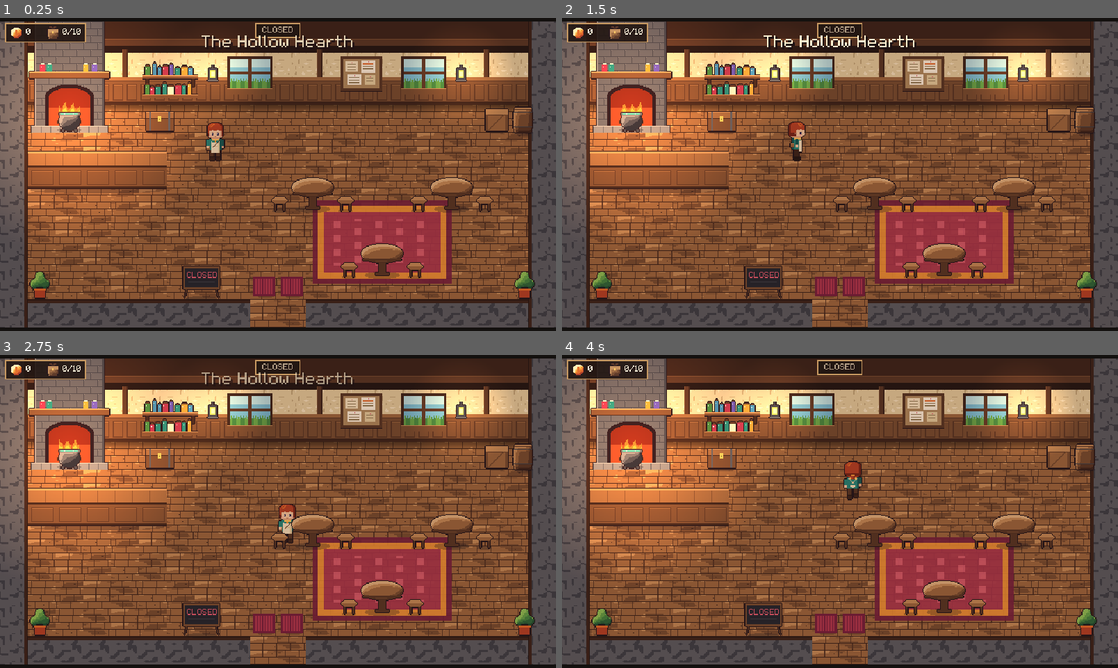
Above: before the commit, frames 1-4 (two rows, left to right).
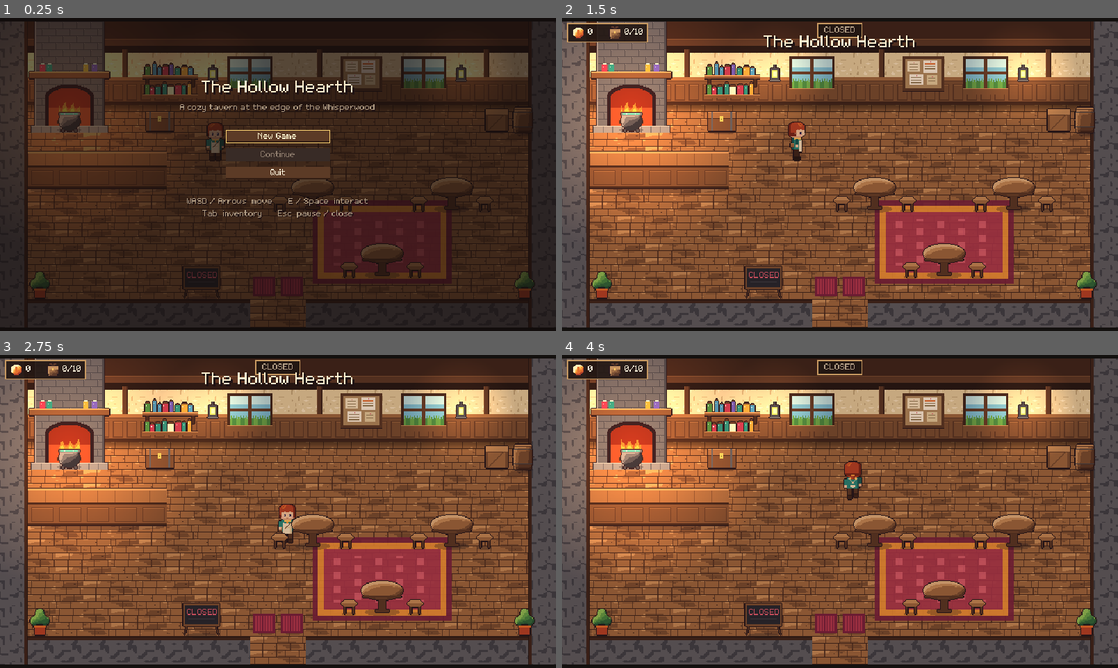
Above: after the commit, the same moments.

Repository: Fatavacado/The-Hollow-Hearth
Game: Godot game, scene res://scenes/main/main.tscn
Same seed, same stepped clock (60 frames per second), same inputs: the game is played once before the commit and once after it.
Inputs (mouse positions are in pixels of both pictures, inside the frame that each line leads up to):
- Up to frame 1 (0.25 s): no input
- Up to frame 2 (1.5 s): click (840, 136) at 0.5 s, where only the run after the commit has a clickable "New Game"; move the mouse to (962, 158) at 1.27 s; hold D (move_right) from 1.28 s (still down); hold E (interact) from 1.28 s (still down); click (962, 158) at 1.42 s
- Up to frame 3 (2.75 s): tap Space at 1.52, 2.27 s; move the mouse to (166, 527) at 2.02 s; release D (move_right) at 2.03 s; release E (interact) at 2.03 s; hold S (move_down) from 2.03 s (still down); tap E (interact) at 2.1 s; click (166, 527) at 2.17 s
- Up to frame 4 (4 s): move the mouse to (895, 442) at 2.77 s; release S (move_down) at 2.78 s; hold D (move_right) 2.78-3.53 s; hold E (interact) 2.78-3.53 s; click (895, 442) at 2.92 s; move the mouse to (812, 574) at 3.52 s; hold W (move_up) from 3.53 s (still down); tap E (interact) at 3.6 s; click (812, 574) at 3.67 s; tap Space at 3.77 s

The runs differ from the first frame. In frame 1, 93% of the frame differs, in the area x 0-100%, y 1-99%; in frame 2, less than 0.1%; in frame 3, 0.4%; in frame 4, less than 0.1%.

Commit message:
feat(m5): title screen, pause menu, autosave and conservation ledgers
- Title over the live tavern: New Game, Continue (only with a save),
  Quit, controls help; damaged saves are reported and stay on the title
- Pause menu (Esc; never over an open panel): Resume, Save Game, Quit to
  Title (saves first); runs while the tree is paused
- Autosave after every arrival; Continue restores world and position
- Ledgers: items gathered, ingredients used, dishes cooked (saved), so
  ingredient, dish and coin conservation can be checked

Co-Authored-By: Claude Opus 5.5 <noreply@anthropic.com>

Diff:
--- a/scenes/main/main.gd
+++ b/scenes/main/main.gd
@@ -1,11 +1,14 @@
 class_name Main
 extends Node
-## Game root: owns the current world, the player and the transitions between worlds.
+## Game root: owns the current world, the player, menus and the transitions between worlds.
+## Launch shows the title over the live tavern; arriving anywhere autosaves.
 
 const WORLD_SCENES := {
 	&"tavern": preload("res://scenes/world/tavern/tavern.tscn"),
 	&"forest": preload("res://scenes/world/forest/forest.tscn"),
 }
+## Where a loaded game puts the player when the saved position is unusable.
+const DEFAULT_SPAWNS := {&"tavern": &"start", &"forest": &"tavern_door"}
 const PLAYER_SCENE := preload("res://scenes/player/player.tscn")
 const FADE_SECONDS := 0.25
 const BANNER_SECONDS := 2.2
@@ -18,6 +21,8 @@
 @onready var hud: HUD = $HUD
 @onready var cooking_panel: CookingPanel = %CookingPanel
 @onready var upgrade_panel: UpgradePanel = %UpgradePanel
+@onready var title_screen: TitleScreen = %TitleScreen
+@onready var pause_menu: PauseMenu = %PauseMenu
 @onready var _world_slot: Node2D = $WorldSlot
 @onready var _fade: ColorRect = %Fade
 @onready var _banner: Label = %Banner
@@ -28,7 +33,78 @@
 	Feedback.panel_requested.connect(_on_panel_requested)
 	cooking_panel.closed.connect(_on_panel_closed)
 	upgrade_panel.closed.connect(_on_panel_closed)
-	start_new_game()
+	title_screen.new_game_requested.connect(start_new_game)
+	title_screen.continue_requested.connect(continue_game)
+	title_screen.quit_requested.connect(func() -> void: get_tree().quit())
+	pause_menu.resume_requested.connect(_resume)
+	pause_menu.save_requested.connect(_save_from_menu)
+	pause_menu.quit_to_title_requested.connect(_quit_to_title)
+	GameState.new_game()
+	GameState.end_session()  # play time only counts once a game starts
+	_enter_world(&"tavern", &"start", false)
+	show_title()
+
+
+func show_title() -> void:
+	player.input_enabled = false
+	hud.set_gameplay_visible(false)
+	title_screen.open()
+
+
+func start_new_game() -> void:
+	GameState.new_game()
+	_enter_world(&"tavern", &"start")
+	_begin_play()
+
+
+## Loads the save; on failure reports why and stays where it is.
+func continue_game() -> bool:
+	var result := SaveService.load_game()
+	if not result.ok:
+		Feedback.toast(result.error)
+		return false
+	var location: StringName = result.location
+	_enter_world(location, DEFAULT_SPAWNS[location])
+	if result.position != null and Rect2(current_world.get_bounds()).has_point(result.position):
+		player.global_position = result.position
+	_begin_play()
+	return true
+
+
+func is_traveling() -> bool:
+	return _traveling
+
+
+func _begin_play() -> void:
+	title_screen.hide()
+	hud.set_gameplay_visible(true)
+	player.input_enabled = true
+
+
+func _unhandled_input(event: InputEvent) -> void:
+	# Panels and menus handle Esc first (they are children); only an unhandled Esc pauses.
+	if event.is_action_pressed(&"pause") and not title_screen.visible and not _traveling:
+		pause_menu.open()
+		get_tree().paused = true
+		get_viewport().set_input_as_handled()
+
+
+func _resume() -> void:
+	pause_menu.close()
+	get_tree().paused = false
+
+
+func _save_from_menu() -> void:
+	var error := SaveService.save_game(player.global_position)
+	Feedback.toast("Game saved." if error == OK else "Could not save the game (error %d)." % error)
+
+
+func _quit_to_title() -> void:
+	SaveService.save_game(player.global_position)
+	_resume()
+	GameState.set_tavern_open(false)
+	GameState.end_session()
+	show_title()
 
 
 func _on_panel_requested(panel_id: StringName) -> void:
@@ -44,17 +120,8 @@
 
 
 func _on_panel_closed() -> void:
-	if not _traveling:
+	if not _traveling and not title_screen.visible:
 		player.input_enabled = true
-
-
-func start_new_game() -> void:
-	GameState.new_game()
-	_enter_world(&"tavern", &"start")
-
-
-func is_traveling() -> bool:
-	return _traveling
 
 
 func _on_travel_requested(world_id: StringName, spawn_id: StringName) -> void:
@@ -70,9 +137,10 @@
 	await _tween_fade(0.0)
 	player.input_enabled = true
 	_traveling = false
+	SaveService.save_game(player.global_position)
 
 
-func _enter_world(world_id: StringName, spawn_id: StringName) -> void:
+func _enter_world(world_id: StringName, spawn_id: StringName, show_banner: bool = true) -> void:
 	if player == null:
 		player = PLAYER_SCENE.instantiate()
 		hud.player = player
@@ -88,7 +156,8 @@
 	world.add_actor(player)
 	player.set_camera_limits(world.get_camera_limits())
 	GameState.location = world_id
-	_show_banner(world.display_name)
+	if show_banner:
+		_show_banner(world.display_name)
 
 
 func _tween_fade(alpha: float) -> void:
--- a/scenes/main/main.tscn
+++ b/scenes/main/main.tscn
@@ -4,6 +4,8 @@
 [ext_resource type="PackedScene" path="res://scenes/ui/hud.tscn" id="2_hud"]
 [ext_resource type="PackedScene" path="res://scenes/ui/cooking_panel.tscn" id="3_cooking"]
 [ext_resource type="PackedScene" path="res://scenes/ui/upgrade_panel.tscn" id="4_upgrades"]
+[ext_resource type="PackedScene" path="res://scenes/ui/title_screen.tscn" id="5_title"]
+[ext_resource type="PackedScene" path="res://scenes/ui/pause_menu.tscn" id="6_pause"]
 
 [node name="Main" type="Node"]
 script = ExtResource("1_main")
@@ -19,6 +21,19 @@
 unique_name_in_owner = true
 
 [node name="UpgradePanel" parent="Panels" instance=ExtResource("4_upgrades")]
+unique_name_in_owner = true
+
+[node name="TitleLayer" type="CanvasLayer" parent="."]
+layer = 30
+
+[node name="TitleScreen" parent="TitleLayer" instance=ExtResource("5_title")]
+unique_name_in_owner = true
+
+[node name="PauseLayer" type="CanvasLayer" parent="."]
+process_mode = 3
+layer = 45
+
+[node name="PauseMenu" parent="PauseLayer" instance=ExtResource("6_pause")]
 unique_name_in_owner = true
 
 [node name="BannerLayer" type="CanvasLayer" parent="."]
--- a/scenes/ui/hud.gd
+++ b/scenes/ui/hud.gd
@@ -6,6 +6,7 @@
 const MAX_TOASTS := 4
 
 var player: Player
+var _gameplay_visible := true
 
 @onready var _satchel_label: Label = %SatchelLabel
 @onready var _coins_label: Label = %CoinsLabel
@@ -35,6 +36,15 @@
 	return _status_label.text
 
 
+## Hides the in-game widgets (on the title screen). Toasts always stay visible.
+func set_gameplay_visible(gameplay_visible: bool) -> void:
+	_gameplay_visible = gameplay_visible
+	$Status.visible = gameplay_visible
+	if not gameplay_visible:
+		_prompt_panel.hide()
+		_inventory_panel.hide()
+
+
 func _on_coins_changed(coins: int) -> void:
 	_coins_label.text = str(coins)
 
@@ -45,7 +55,7 @@
 
 
 func _process(_delta: float) -> void:
-	_status_panel.visible = GameState.location == &"tavern"
+	_status_panel.visible = _gameplay_visible and GameState.location == &"tavern"
 	var target: Interactable = null
 	if player != null and is_instance_valid(player):
 		target = player.target
@@ -57,6 +67,8 @@
 
 
 func _unhandled_input(event: InputEvent) -> void:
+	if not _gameplay_visible:
+		return
 	if event.is_action_pressed(&"inventory"):
 		toggle_inventory()
 		get_viewport().set_input_as_handled()
--- /dev/null
+++ b/scenes/ui/pause_menu.gd
@@ -0,0 +1,50 @@
+class_name PauseMenu
+extends Control
+## Pause menu (keeps running while the tree is paused): Resume, Save Game, Quit to Title.
+
+signal resume_requested
+signal save_requested
+signal quit_to_title_requested
+
+@onready var _resume: Button = %ResumeButton
+@onready var _save: Button = %SaveButton
+@onready var _quit: Button = %QuitToTitleButton
+
+
+func _ready() -> void:
+	hide()
+	_resume.pressed.connect(choose.bind(&"resume"))
+	_save.pressed.connect(choose.bind(&"save"))
+	_quit.pressed.connect(choose.bind(&"quit_to_title"))
+
+
+func open() -> void:
+	show()
+	_resume.grab_focus()
+
+
+func close() -> void:
+	hide()
+
+
+func choose(option: StringName) -> void:
+	match option:
+		&"resume":
+			resume_requested.emit()
+		&"save":
+			save_requested.emit()
+		&"quit_to_title":
+			quit_to_title_requested.emit()
+
+
+func _unhandled_input(event: InputEvent) -> void:
+	if not visible:
+		return
+	if event.is_action_pressed(&"pause") or event.is_action_pressed(&"ui_cancel"):
+		choose(&"resume")
+		get_viewport().set_input_as_handled()
+	elif event.is_action_pressed(&"interact"):
+		var focused := get_viewport().gui_get_focus_owner()
+		if focused is Button and is_ancestor_of(focused):
+			(focused as Button).pressed.emit()
+		get_viewport().set_input_as_handled()
--- /dev/null
+++ b/scenes/ui/pause_menu.tscn
@@ -0,0 +1,62 @@
+[gd_scene format=3]
+
+[ext_resource type="Script" path="res://scenes/ui/pause_menu.gd" id="1_pause"]
+
+[node name="PauseMenu" type="Control"]
+process_mode = 3
+layout_mode = 3
+anchors_preset = 15
+anchor_right = 1.0
+anchor_bottom = 1.0
+grow_horizontal = 2
+grow_vertical = 2
+script = ExtResource("1_pause")
+
+[node name="Dim" type="ColorRect" parent="."]
+layout_mode = 1
+anchors_preset = 15
+anchor_right = 1.0
+anchor_bottom = 1.0
+grow_horizontal = 2
+grow_vertical = 2
+color = Color(0.07, 0.045, 0.04, 0.55)
+
+[node name="Panel" type="PanelContainer" parent="."]
+layout_mode = 1
+anchors_preset = 8
+anchor_left = 0.5
+anchor_top = 0.5
+anchor_right = 0.5
+anchor_bottom = 0.5
+offset_left = -70.0
+offset_top = -52.0
+offset_right = 70.0
+offset_bottom = 52.0
+grow_horizontal = 2
+grow_vertical = 2
+theme_type_variation = &"WindowPanel"
+
+[node name="Layout" type="VBoxContainer" parent="Panel"]
+layout_mode = 2
+theme_override_constants/separation = 5
+
+[node name="Title" type="Label" parent="Panel/Layout"]
+layout_mode = 2
+theme_type_variation = &"HeaderLabel"
+text = "Paused"
+horizontal_alignment = 1
+
+[node name="ResumeButton" type="Button" parent="Panel/Layout"]
+unique_name_in_owner = true
+layout_mode = 2
+text = "Resume"
+
+[node name="SaveButton" type="Button" parent="Panel/Layout"]
+unique_name_in_owner = true
+layout_mode = 2
+text = "Save Game"
+
+[node name="QuitToTitleButton" type="Button" parent="Panel/Layout"]
+unique_name_in_owner = true
+layout_mode = 2
+text = "Quit to Title"
--- /dev/null
+++ b/scenes/ui/title_screen.gd
@@ -0,0 +1,50 @@
+class_name TitleScreen
+extends Control
+## Title over the live tavern: New Game, Continue (only with a save) and Quit, plus the controls.
+
+signal new_game_requested
+signal continue_requested
+signal quit_requested
+
+@onready var _new_game: Button = %NewGameButton
+@onready var _continue: Button = %ContinueButton
+@onready var _quit: Button = %QuitButton
+
+
+func _ready() -> void:
+	_new_game.pressed.connect(choose.bind(&"new_game"))
+	_continue.pressed.connect(choose.bind(&"continue"))
+	_quit.pressed.connect(choose.bind(&"quit"))
+
+
+func open() -> void:
+	show()
+	refresh()
+
+
+func refresh() -> void:
+	_continue.disabled = not SaveService.has_save()
+	(_continue if not _continue.disabled else _new_game).grab_focus()
+
+
+func can_continue() -> bool:
+	return not _continue.disabled
+
+
+func choose(option: StringName) -> void:
+	match option:
+		&"new_game":
+			new_game_requested.emit()
+		&"continue":
+			if can_continue():
+				continue_requested.emit()
+		&"quit":
+			quit_requested.emit()
+
+
+func _unhandled_input(event: InputEvent) -> void:
+	if visible and event.is_action_pressed(&"interact"):
+		var focused := get_viewport().gui_get_focus_owner()
+		if focused is Button and is_ancestor_of(focused) and not (focused as Button).disabled:
+			(focused as Button).pressed.emit()
+		get_viewport().set_input_as_handled()
--- /dev/null
+++ b/scenes/ui/title_screen.tscn
@@ -0,0 +1,85 @@
+[gd_scene format=3]
+
+[ext_resource type="Script" path="res://scenes/ui/title_screen.gd" id="1_title"]
+
+[node name="TitleScreen" type="Control"]
+layout_mode = 3
+anchors_preset = 15
+anchor_right = 1.0
+anchor_bottom = 1.0
+grow_horizontal = 2
+grow_vertical = 2
+script = ExtResource("1_title")
+
+[node name="Dim" type="ColorRect" parent="."]
+layout_mode = 1
+anchors_preset = 15
+anchor_right = 1.0
+anchor_bottom = 1.0
+grow_horizontal = 2
+grow_vertical = 2
+mouse_filter = 2
+color = Color(0.07, 0.045, 0.04, 0.62)
+
+[node name="Center" type="VBoxContainer" parent="."]
+layout_mode = 1
+anchors_preset = 8
+anchor_left = 0.5
+anchor_top = 0.5
+anchor_right = 0.5
+anchor_bottom = 0.5
+offset_left = -130.0
+offset_top = -110.0
+offset_right = 130.0
+offset_bottom = 110.0
+grow_horizontal = 2
+grow_vertical = 2
+theme_override_constants/separation = 6
+
+[node name="Title" type="Label" parent="Center"]
+layout_mode = 2
+theme_type_variation = &"BannerLabel"
+text = "The Hollow Hearth"
+horizontal_alignment = 1
+
+[node name="Subtitle" type="Label" parent="Center"]
+layout_mode = 2
+theme_type_variation = &"MutedLabel"
+text = "A cozy tavern at the edge of the Whisperwood"
+horizontal_alignment = 1
+
+[node name="Spacer" type="Control" parent="Center"]
+custom_minimum_size = Vector2(0, 8)
+layout_mode = 2
+
+[node name="NewGameButton" type="Button" parent="Center"]
+unique_name_in_owner = true
+custom_minimum_size = Vector2(120, 0)
+layout_mode = 2
+size_flags_horizontal = 4
+text = "New Game"
+
+[node name="ContinueButton" type="Button" parent="Center"]
+unique_name_in_owner = true
+custom_minimum_size = Vector2(120, 0)
+layout_mode = 2
+size_flags_horizontal = 4
+text = "Continue"
+
+[node name="QuitButton" type="Button" parent="Center"]
+unique_name_in_owner = true
+custom_minimum_size = Vector2(120, 0)
+layout_mode = 2
+size_flags_horizontal = 4
+text = "Quit"
+
+[node name="Spacer2" type="Control" parent="Center"]
+custom_minimum_size = Vector2(0, 8)
+layout_mode = 2
+
+[node name="Controls" type="Label" parent="Center"]
+layout_mode = 2
+theme_type_variation = &"MutedLabel"
+text = "WASD / Arrows  move      E / Space  interact
+Tab  inventory      Esc  pause / close"
+horizontal_alignment = 1
--- a/scripts/autoload/game_state.gd
+++ b/scripts/autoload/game_state.gd
@@ -71,6 +71,7 @@
 			play_time, satchel, item_id)
 	if result.gathered > 0:
 		gather_nodes[node_id] = result.state
+		stats["items_gathered"] += result.gathered
 	return result.gathered
 
 
@@ -84,7 +85,12 @@
 
 
 func cook(recipe: RecipeData) -> bool:
-	return Cooking.cook(recipe, cooking_sources(), counter)
+	if not Cooking.cook(recipe, cooking_sources(), counter):
+		return false
+	for id: StringName in recipe.ingredients:
+		stats["ingredients_used"] += recipe.ingredients[id]
+	stats["dishes_cooked"] += 1
+	return true
 
 
 func earn(amount: int) -> bool:
@@ -139,5 +145,7 @@
 	stats["dishes_served"] += 1
 
 
+## Ledgers: coins == earned - spent; held ingredients == gathered - used; counter == cooked - served.
 func _fresh_stats() -> Dictionary:
-	return {"coins_earned": 0, "coins_spent": 0, "dishes_served": 0}
+	return {"coins_earned": 0, "coins_spent": 0, "dishes_served": 0, "items_gathered": 0,
+			"ingredients_used": 0, "dishes_cooked": 0}
--- a/scripts/systems/save_data.gd
+++ b/scripts/systems/save_data.gd
@@ -12,7 +12,8 @@
 
 const VERSION := 1
 const WORLDS := [&"tavern", &"forest"]
-const STAT_KEYS := ["coins_earned", "coins_spent", "dishes_served"]
+const STAT_KEYS := ["coins_earned", "coins_spent", "dishes_served", "items_gathered",
+		"ingredients_used", "dishes_cooked"]
 
 
 static func capture(state: Node, player_position: Vector2) -> Dictionary:
--- /dev/null
+++ b/tests/integration/test_menus_and_saving.gd
@@ -0,0 +1,126 @@
+extends TestCase
+## Title screen, pause menu, autosave and continuing a saved game through the real Main scene.
+
+var main: Main
+var toasts: PackedStringArray = []
+
+
+func before_each() -> void:
+	SaveService.delete_save()
+	toasts.clear()
+	Feedback.toast_requested.connect(_record_toast)
+	main = (load("res://scenes/main/main.tscn") as PackedScene).instantiate()
+	add_child(main)
+	await wait_frames(3)
+
+
+func after_each() -> void:
+	Feedback.toast_requested.disconnect(_record_toast)
+	get_tree().paused = false
+	main.queue_free()
+	SaveService.delete_save()
+	await wait_frames(2)
+
+
+func _record_toast(text: String, _icon: Texture2D) -> void:
+	toasts.append(text)
+
+
+func _press(action: StringName) -> void:
+	for pressed in [true, false]:
+		var event := InputEventAction.new()
+		event.action = action
+		event.pressed = pressed
+		Input.parse_input_event(event)
+		Input.flush_buffered_events()
+	await wait_frames(2)
+
+
+func _arrive(world_id: StringName) -> bool:
+	for i in 300:
+		if main.current_world.world_id == world_id and not main.is_traveling():
+			return true
+		await get_tree().physics_frame
+	return false
+
+
+func test_launch_shows_the_title_and_freezes_the_player() -> void:
+	assert_true(main.title_screen.visible)
+	assert_false(main.player.input_enabled)
+	assert_false(main.title_screen.can_continue(), "nothing to continue without a save")
+
+
+func test_new_game_from_the_title_starts_play_in_the_tavern() -> void:
+	main.title_screen.choose(&"new_game")
+	await wait_frames(2)
+	assert_false(main.title_screen.visible)
+	assert_true(main.player.input_enabled)
+	assert_eq(main.current_world.world_id, &"tavern")
+
+
+func test_arriving_somewhere_autosaves() -> void:
+	main.title_screen.choose(&"new_game")
+	GameState.request_travel(&"forest", &"tavern_door")
+	assert_true(await _arrive(&"forest"))
+	assert_true(SaveService.has_save())
+	var saved: Dictionary = JSON.parse_string(FileAccess.get_file_as_string(SaveService.save_path))
+	assert_eq(saved["location"], "forest")
+
+
+func test_escape_pauses_and_resumes() -> void:
+	main.title_screen.choose(&"new_game")
+	await wait_frames(2)
+	await _press(&"pause")
+	assert_true(main.pause_menu.visible)
+	assert_true(get_tree().paused)
+	await _press(&"pause")
+	assert_false(main.pause_menu.visible)
+	assert_false(get_tree().paused)
+
+
+func test_escape_closes_an_open_panel_instead_of_pausing() -> void:
+	main.title_screen.choose(&"new_game")
+	Feedback.open_panel(&"cooking")
+	await wait_frames(2)
+	await _press(&"pause")
+	assert_false(main.cooking_panel.visible)
+	assert_false(main.pause_menu.visible)
+	assert_false(get_tree().paused)
+
+
+func test_saving_and_continuing_restores_progress_and_position() -> void:
+	main.title_screen.choose(&"new_game")
+	GameState.earn(33)
+	GameState.pantry.add(&"sweetroot", 2)
+	GameState.request_travel(&"forest", &"tavern_door")
+	assert_true(await _arrive(&"forest"))
+	var spot := Vector2(22.5 * 32, 15 * 32)
+	main.player.global_position = spot
+	await wait_physics_frames(2)
+	await _press(&"pause")
+	main.pause_menu.choose(&"save")
+	assert_true(toasts[-1].to_lower().contains("saved"), toasts[-1])
+	main.pause_menu.choose(&"quit_to_title")
+	await wait_frames(2)
+	assert_true(main.title_screen.visible)
+	assert_false(get_tree().paused)
+	GameState.new_game()  # simulate a fresh launch: memory no longer holds the session
+	assert_true(main.title_screen.can_continue())
+	main.title_screen.choose(&"continue")
+	assert_true(await _arrive(&"forest"))
+	assert_false(main.title_screen.visible)
+	assert_eq(GameState.coins, 33)
+	assert_eq(GameState.pantry.count(&"sweetroot"), 2)
+	assert_true(main.player.global_position.distance_to(spot) < 2.0, "player back where they saved")
+
+
+func test_continuing_a_damaged_save_reports_it_and_stays_on_the_title() -> void:
+	var file := FileAccess.open(SaveService.save_path, FileAccess.WRITE)
+	file.store_string("not a save")
+	file.close()
+	main.title_screen.refresh()
+	assert_true(main.title_screen.can_continue())
+	main.title_screen.choose(&"continue")
+	await wait_frames(2)
+	assert_true(main.title_screen.visible)
+	assert_true(toasts[-1].to_lower().contains("damaged"), toasts[-1])
--- /dev/null
+++ b/tests/unit/test_ledgers.gd
@@ -0,0 +1,45 @@
+extends TestCase
+## Session ledgers that make item and dish conservation checkable:
+##   ingredients held (satchel + pantry) == gathered - used by cooking
+##   dishes on the counter              == cooked - served
+
+
+func before_each() -> void:
+	GameState.new_game()
+
+
+func after_each() -> void:
+	GameState.new_game()
+
+
+func test_gathering_records_items_gathered() -> void:
+	GameState.gather(&"forest:1,1", &"glowcap", 2, 60.0)
+	GameState.gather(&"forest:2,2", &"fernleaf", 2, 60.0)
+	assert_eq(GameState.stats["items_gathered"], 4)
+
+
+func test_cooking_records_ingredients_used_and_dishes_cooked() -> void:
+	GameState.pantry.add(&"glowcap", 2)
+	GameState.pantry.add(&"fernleaf", 1)
+	assert_true(GameState.cook(GameDB.recipe(&"glowcap_soup")))
+	assert_eq(GameState.stats["ingredients_used"], 3)
+	assert_eq(GameState.stats["dishes_cooked"], 1)
+
+
+func test_failed_cooking_records_nothing() -> void:
+	GameState.pantry.add(&"glowcap", 1)
+	assert_false(GameState.cook(GameDB.recipe(&"glowcap_soup")))
+	assert_eq(GameState.stats["ingredients_used"], 0)
+	assert_eq(GameState.stats["dishes_cooked"], 0)
+
+
+func test_ledgers_survive_a_save_round_trip() -> void:
+	GameState.gather(&"forest:1,1", &"glowcap", 2, 60.0)
+	GameState.satchel.add(&"fernleaf", 1)  # direct add, outside the ledger
+	GameState.cook(GameDB.recipe(&"glowcap_soup"))
+	var data: Dictionary = JSON.parse_string(JSON.stringify(SaveData.capture(GameState, Vector2.ZERO)))
+	GameState.new_game()
+	SaveData.apply(data, GameState)
+	assert_eq(GameState.stats["items_gathered"], 2)
+	assert_eq(GameState.stats["ingredients_used"], 3)
+	assert_eq(GameState.stats["dishes_cooked"], 1)
Not shown, added: scenes/ui/pause_menu.gd.uid
Not shown, added: scenes/ui/title_screen.gd.uid
Not shown, added: tests/integration/test_menus_and_saving.gd.uid
Not shown, added: tests/unit/test_ledgers.gd.uid
